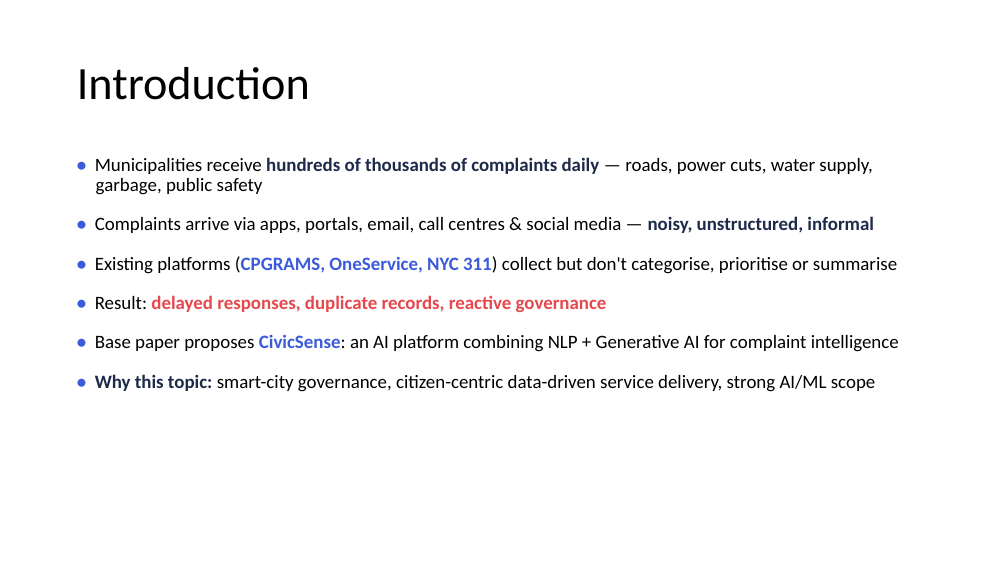
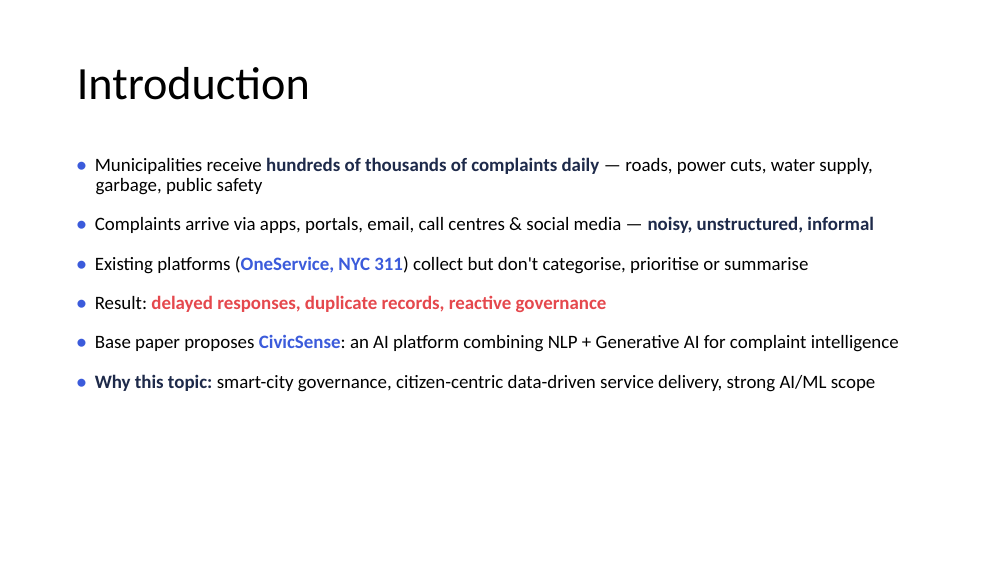
Before and after one commit to Mudit021/CivicSense-AI-Based-Citizen-Complaint-Analyzer, a slide deck: slide 3 of Project_Presentation.pptx. Drawn at 1008x567 pixels with LibreOffice and Linux fonts; fonts in the diff are those of the drawing. Boxes give left, top, right and bottom in pixels: in the first picture for what was removed or moved away, otherwise in the second. Text is boxed around its words. In the diff, an @@ line names an element or a change of style, - is before the commit and + after.

```diff
--- a/Project_Presentation.pptx
+++ b/Project_Presentation.pptx
@@ text at [95,256,808,274]: text changed @@
-• Existing platforms (CPGRAMS, OneService, NYC 311) collect but don't categorise, prioritise or summarise
+• Existing platforms (OneService, NYC 311) collect but don't categorise, prioritise or summarise
```
Also in this commit, not shown: 6 other slides changed, 10 slides added, 1 slide removed, 51 other files.
